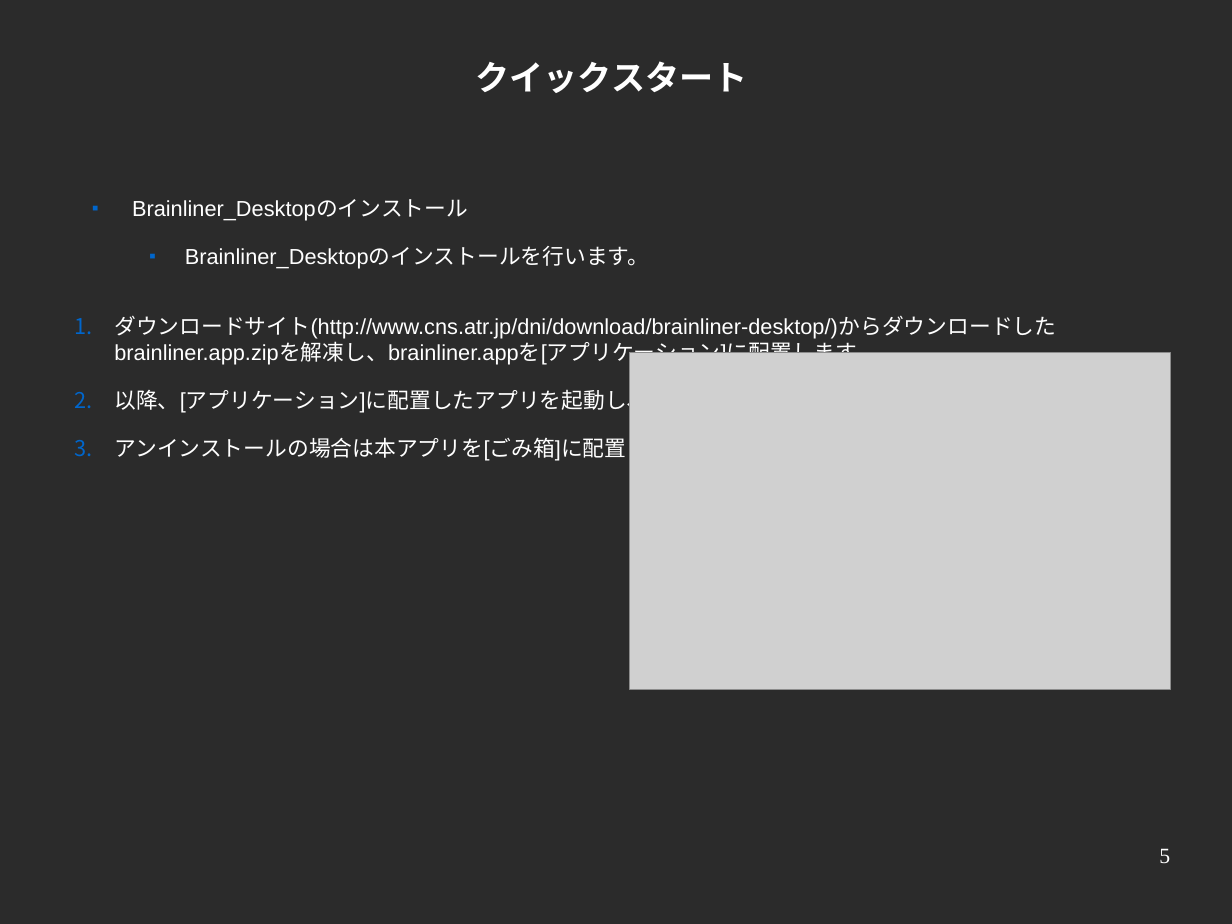
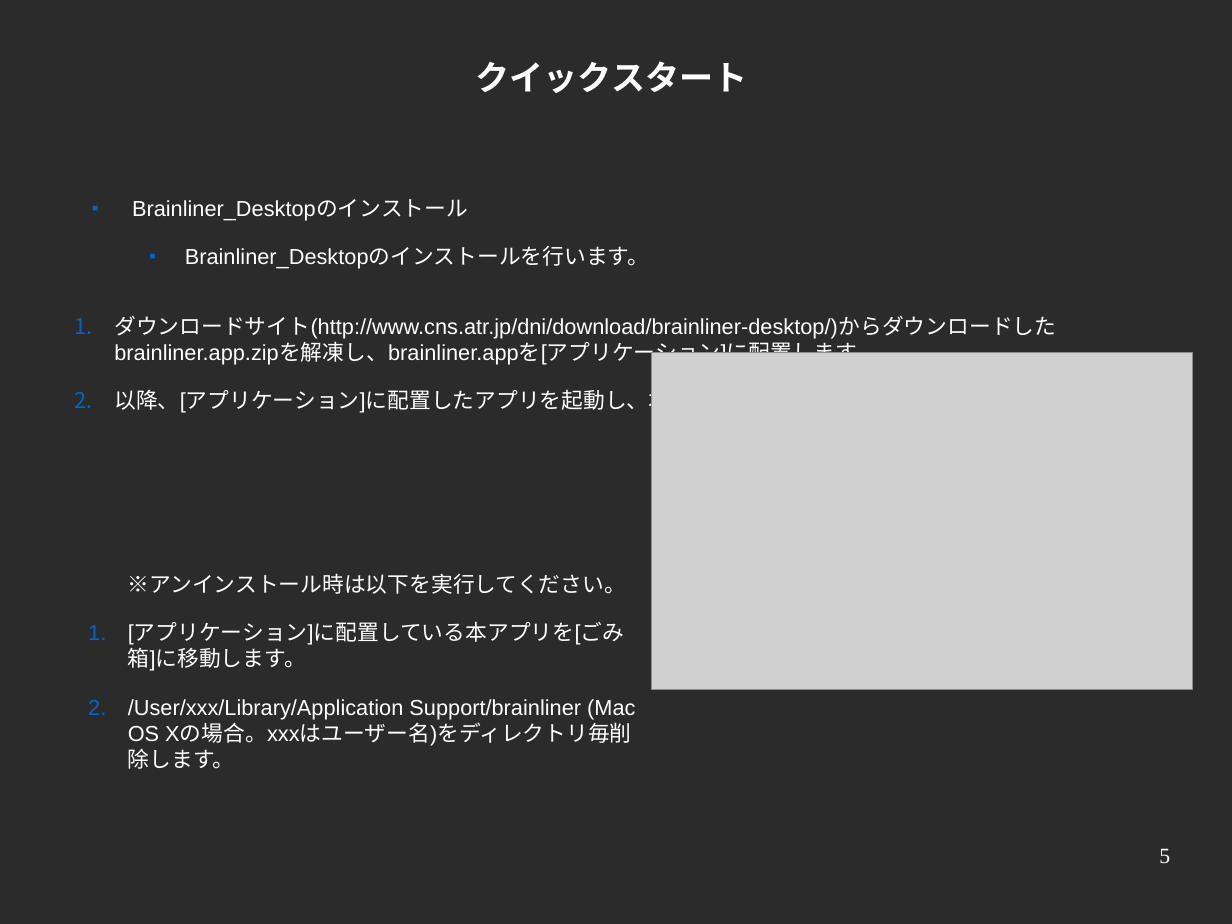
Before and after one commit to ATR-DNI/BrainLiner, a slide deck: slide 5 of docs/Brainliner_Desktop_Tutorial_for_Use[jp].odp. Drawn at 1232x924 pixels with LibreOffice and Linux fonts; fonts in the diff are those of the drawing; grey boxes stand for pictures; background and template pictures are left out; a plain dark background stands for a picture behind light text. Boxes give left, top, right and bottom in pixels: in the first picture for what was removed or moved away, otherwise in the second. Text is boxed around its words. In the diff, an @@ line names an element or a change of style, - is before the commit and + after.

```diff
--- a/docs/Brainliner_Desktop_Tutorial_for_Use[jp].odp
+++ b/docs/Brainliner_Desktop_Tutorial_for_Use[jp].odp
@@ picture: place and size @@
-picture at (629,353,1171,690)
+picture at (652,353,1193,690)
@@ text at (114,434,777,461): paragraph removed @@
-3. アンインストールの場合は本アプリを[ごみ箱]に配置してください。
@@ text added at (128,573,635,769), 14 pt, text #FFFFFF @@
+※アンインストール時は以下を実行してください。
+1. [アプリケーション]に配置している本アプリを[ごみ箱]に移動します。
+2. /User/xxx/Library/Application Support/brainliner (Mac OS Xの場合。xxxはユーザー名)をディレクトリ毎削除します。
```
Also in this commit, not shown: 2 other files.
